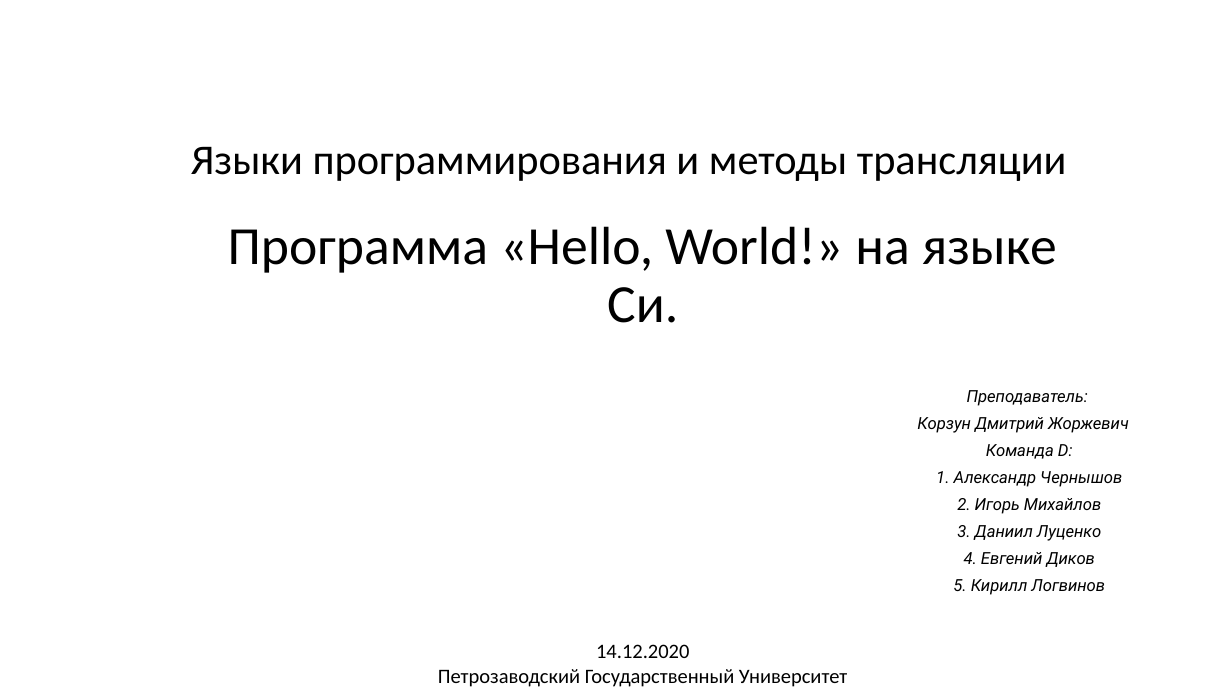
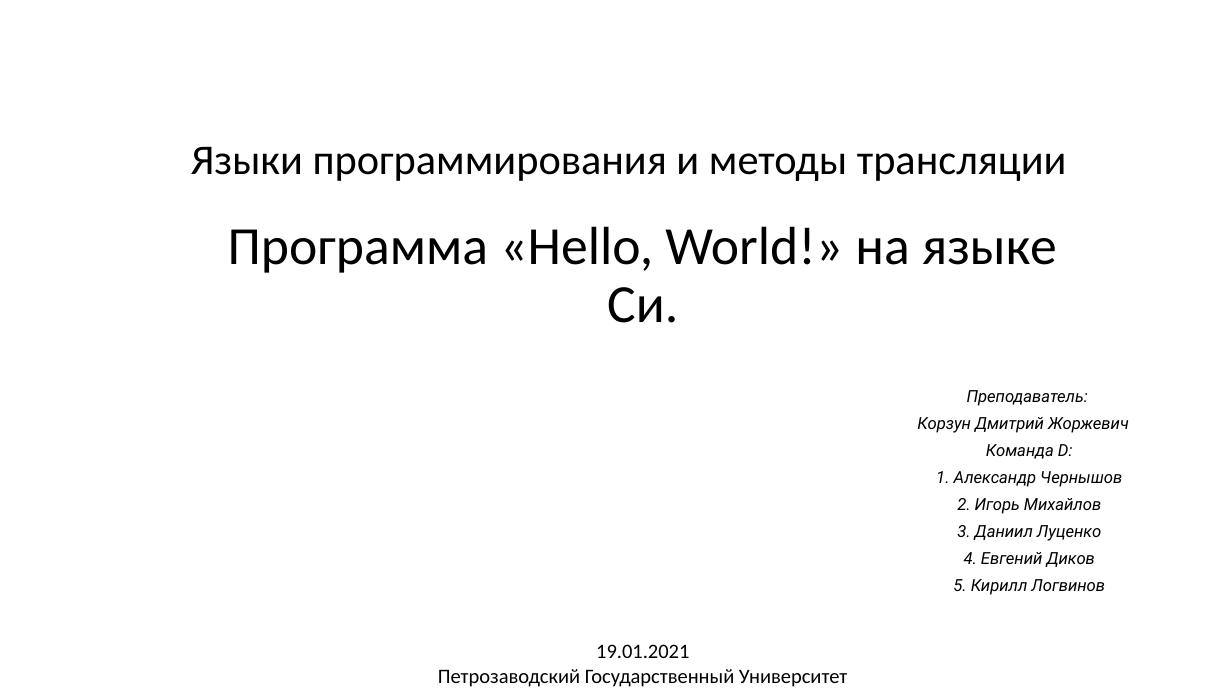
Before and after one commit to goddamnteam/korzun, a slide deck: slide 1 of task1.pptx. Drawn at 1232x693 pixels with LibreOffice and Linux fonts; fonts in the diff are those of the drawing. Boxes give left, top, right and bottom in pixels: in the first picture for what was removed or moved away, otherwise in the second. Text is boxed around its words. In the diff, an @@ line names an element or a change of style, - is before the commit and + after.

Commit message:
[done]

```diff
--- a/task1.pptx
+++ b/task1.pptx
@@ text at box(596, 644, 689, 658): text changed @@
-14.12.2020
+19.01.2021
```
